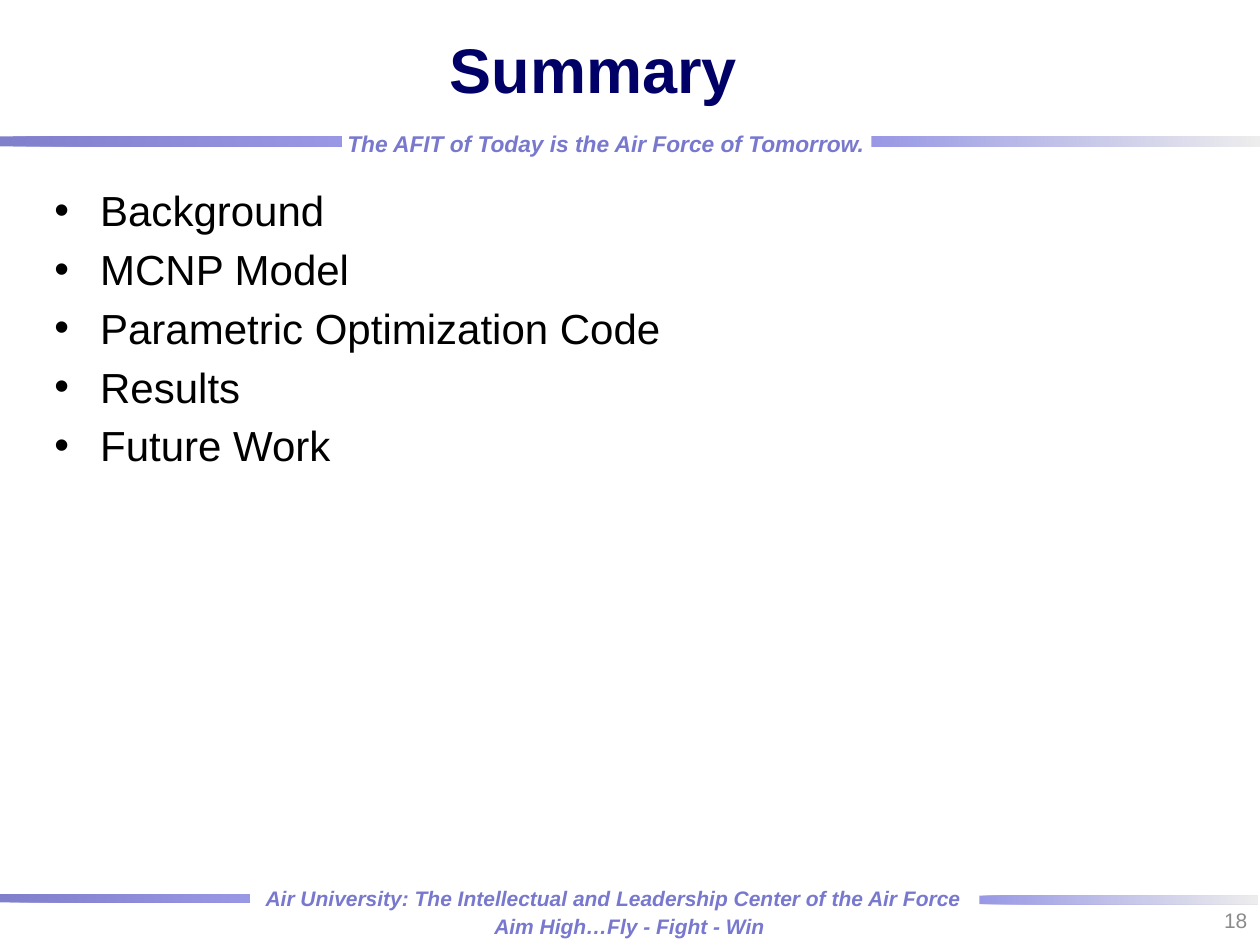
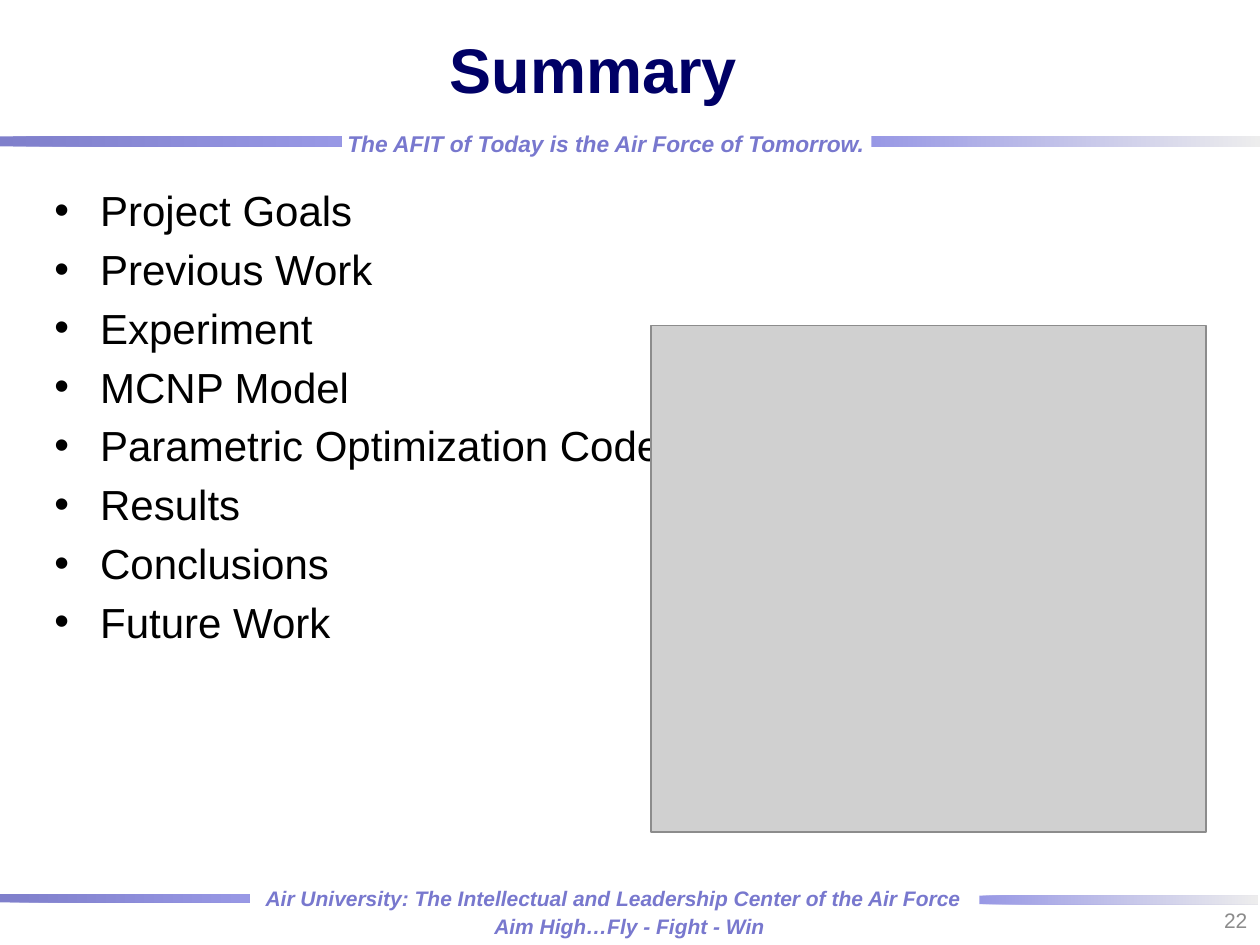
Before and after one commit to rtorzilli/GeDetector-Project, a slide deck: slide 22 of Report/HPGe_Automation Optimization_MCNP_Model.pptx (slide 18 before the commit). Drawn at 1260x945 pixels with LibreOffice and Linux fonts; fonts in the diff are those of the drawing; grey boxes stand for pictures; background and template pictures are left out. Boxes give left, top, right and bottom in pixels: in the first picture for what was removed or moved away, otherwise in the second. Text is boxed around its words. In the diff, an @@ line names an element or a change of style, - is before the commit and + after.

```diff
--- a/Report/HPGe_Automation Optimization_MCNP_Model.pptx
+++ b/Report/HPGe_Automation Optimization_MCNP_Model.pptx
@@ text at (x1=100, y1=195, x2=372, y2=352): text changed @@
-• Background
+• Project Goals
+• Previous Work
+• Experiment
@@ picture added at (x1=651, y1=325, x2=1207, y2=832) @@
@@ text at (x1=100, y1=548, x2=329, y2=580): paragraph added @@
+• Conclusions
@@ page number at (x1=1224, y1=913, x2=1247, y2=928): text changed @@
-18
+22
```
Also in this commit, not shown: 4 other slides changed, 5 slides added, 1 slide removed, 1 other file.
